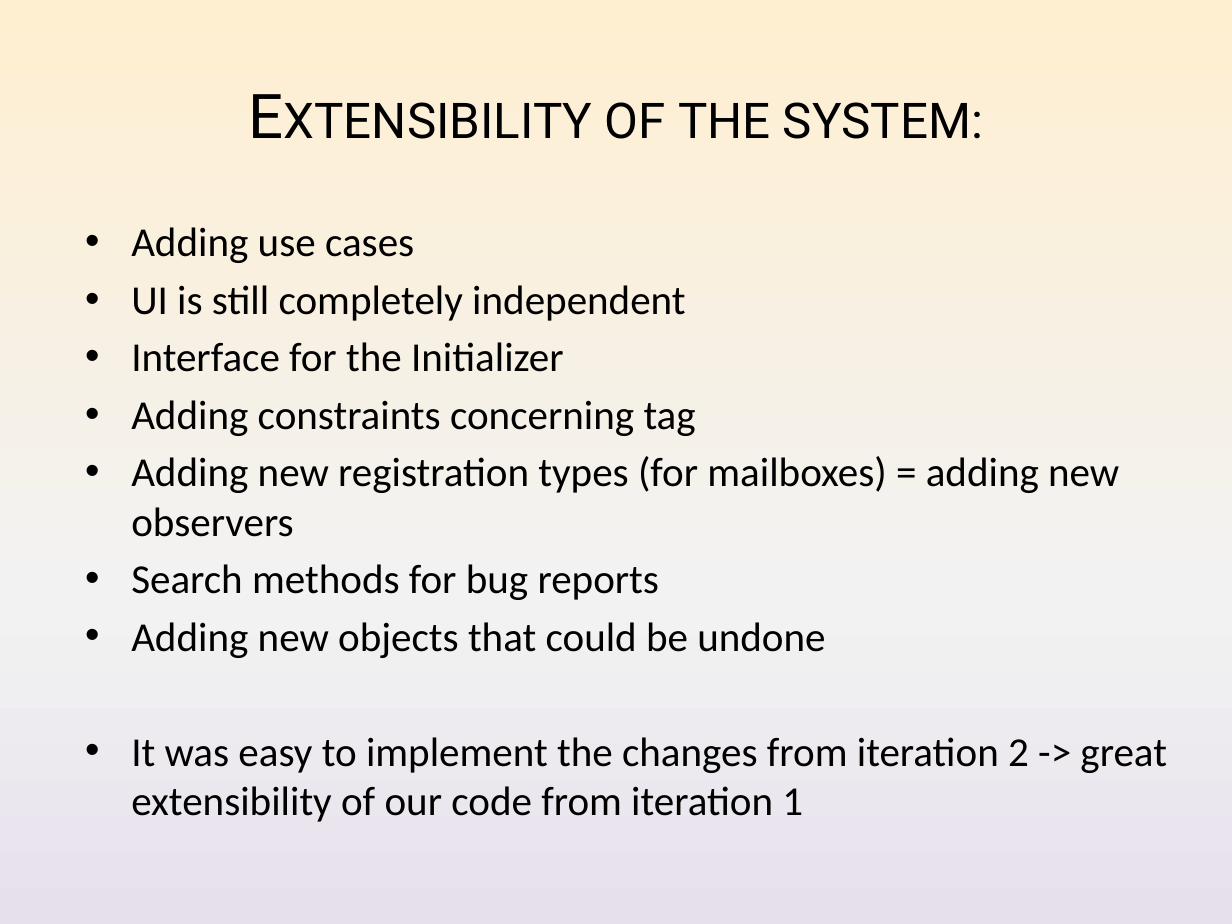
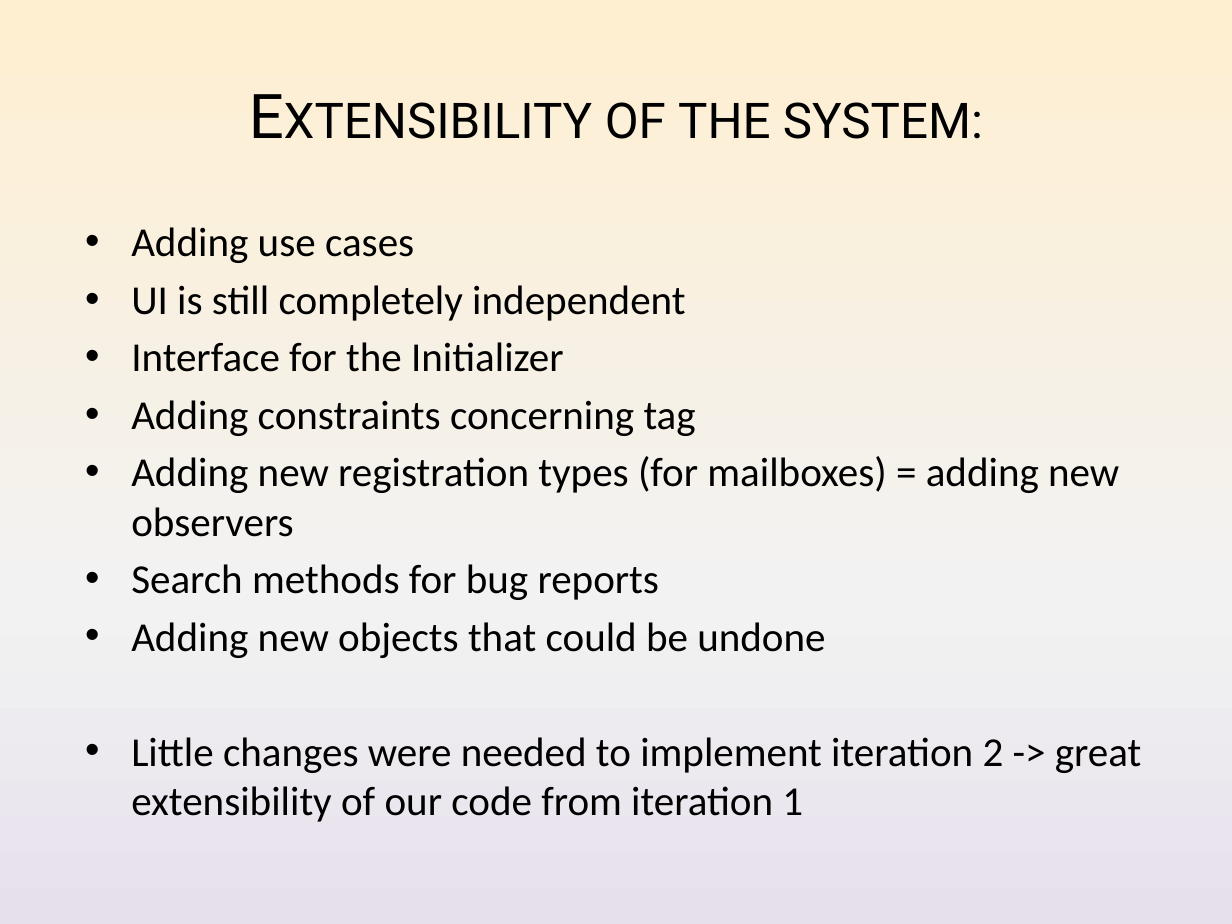
Before and after one commit to Nickelium/Software-Development, a slide deck: slide 15 of Presentaties/Iteratie 2/SWOP Presentatie 2 Inhoud.pptx (slide 16 before the commit). Drawn at 1232x924 pixels with LibreOffice and Linux fonts; fonts in the diff are those of the drawing. Boxes give left, top, right and bottom in pixels: in the first picture for what was removed or moved away, otherwise in the second. Text is boxed around its words. In the diff, an @@ line names an element or a change of style, - is before the commit and + after.

```diff
--- a/Presentaties/Iteratie 2/SWOP Presentatie 2 Inhoud.pptx
+++ b/Presentaties/Iteratie 2/SWOP Presentatie 2 Inhoud.pptx
@@ text at <box>131,737,1142,822</box>: text changed @@
-• It was easy to implement the changes from iteration 2 -> great extensibility of our code from iteration 1
+• Little changes were needed to implement iteration 2 -> great extensibility of our code from iteration 1
```
Also in this commit, not shown: 11 other slides changed, 1 slide added, 2 slides removed, 1 other file.
